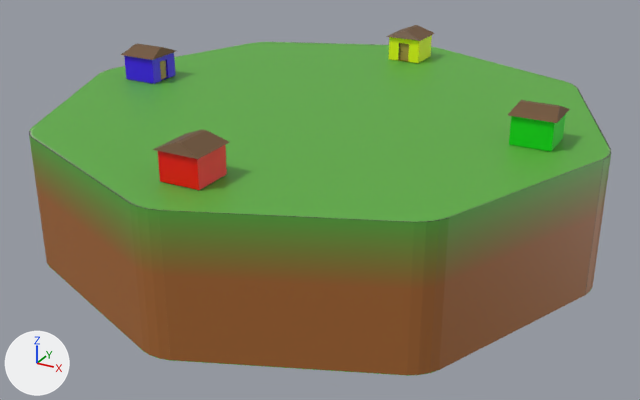
Before and after pictures for a commit that changed the FBX model Project PBL/Assets/Asset/Envi/Arena.fbx.
Rendered twice from a 50 mm camera at (18.5, -34.0, 15.3) aimed at (0.3, -0.9, -1.2). The lights are fixed; the arrows at lower left show +X, +Y and +Z. The older version comes first.
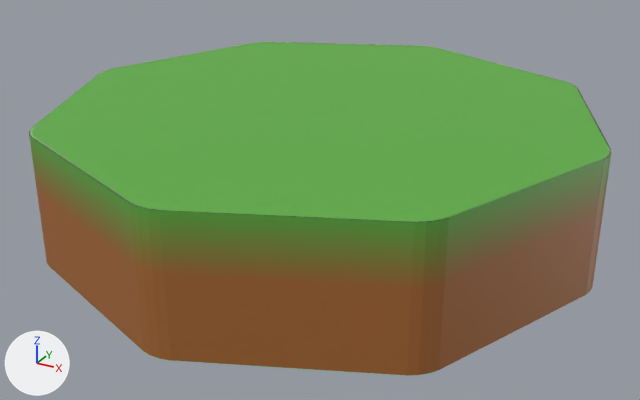
Pixel boxes [x1, y1, x2, y2] of what changed, in the pictures (640 x 400 px):
```json
{"object": "Cube", "change": "deleted", "before": [153, 130, 229, 190], "on screen": "red"}
{"object": "Cube.001", "change": "deleted", "before": [508, 100, 570, 152]}
{"object": "Cube.003", "change": "deleted", "before": [121, 43, 176, 84]}
{"object": "Cube.002", "change": "deleted", "before": [386, 25, 434, 63]}
```

Scene script edits in JSON lines:
```json
{"op": "remove", "block": "ob_cube", "code": ["ob_cube = bpy.data.objects.new('Cube', me_cube)", "ob_cube.location = (0.0, -9.84, 3.78)"]}
{"op": "remove", "block": "ob_cube_003", "code": ["ob_cube_003 = bpy.data.objects.new('Cube.003', me_cube_003)", "ob_cube_003.location = (-9.84, 0.0, 3.78)"]}
{"op": "remove", "block": "ob_cube_002", "code": ["ob_cube_002 = bpy.data.objects.new('Cube.002', me_cube_002)", "ob_cube_002.location = (0.0, 9.84, 3.78)"]}
{"op": "remove", "block": "ob_cube_001", "code": ["ob_cube_001 = bpy.data.objects.new('Cube.001', me_cube_001)", "ob_cube_001.location = (9.84, 0.0, 3.78)"]}
```
